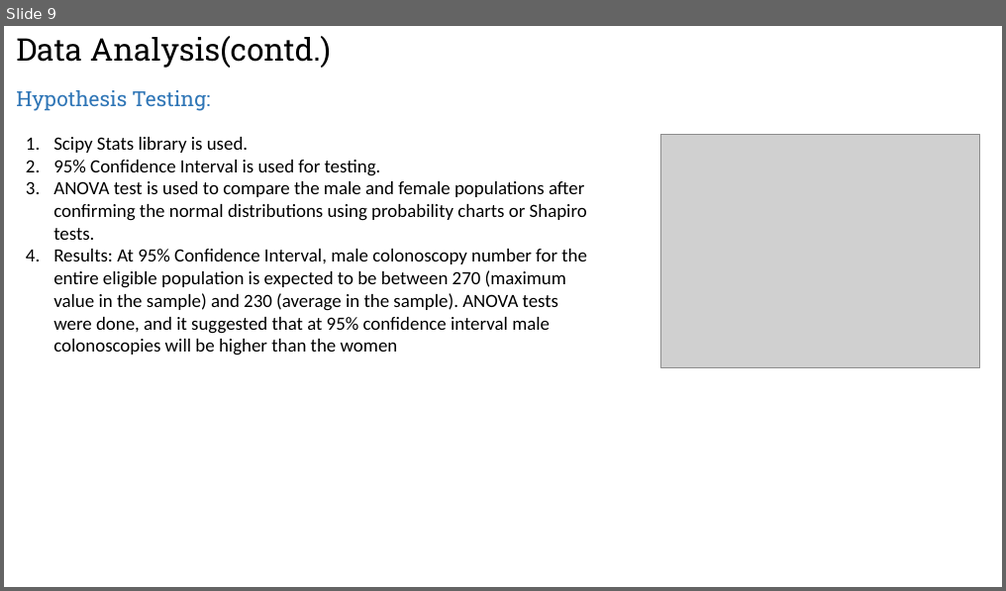
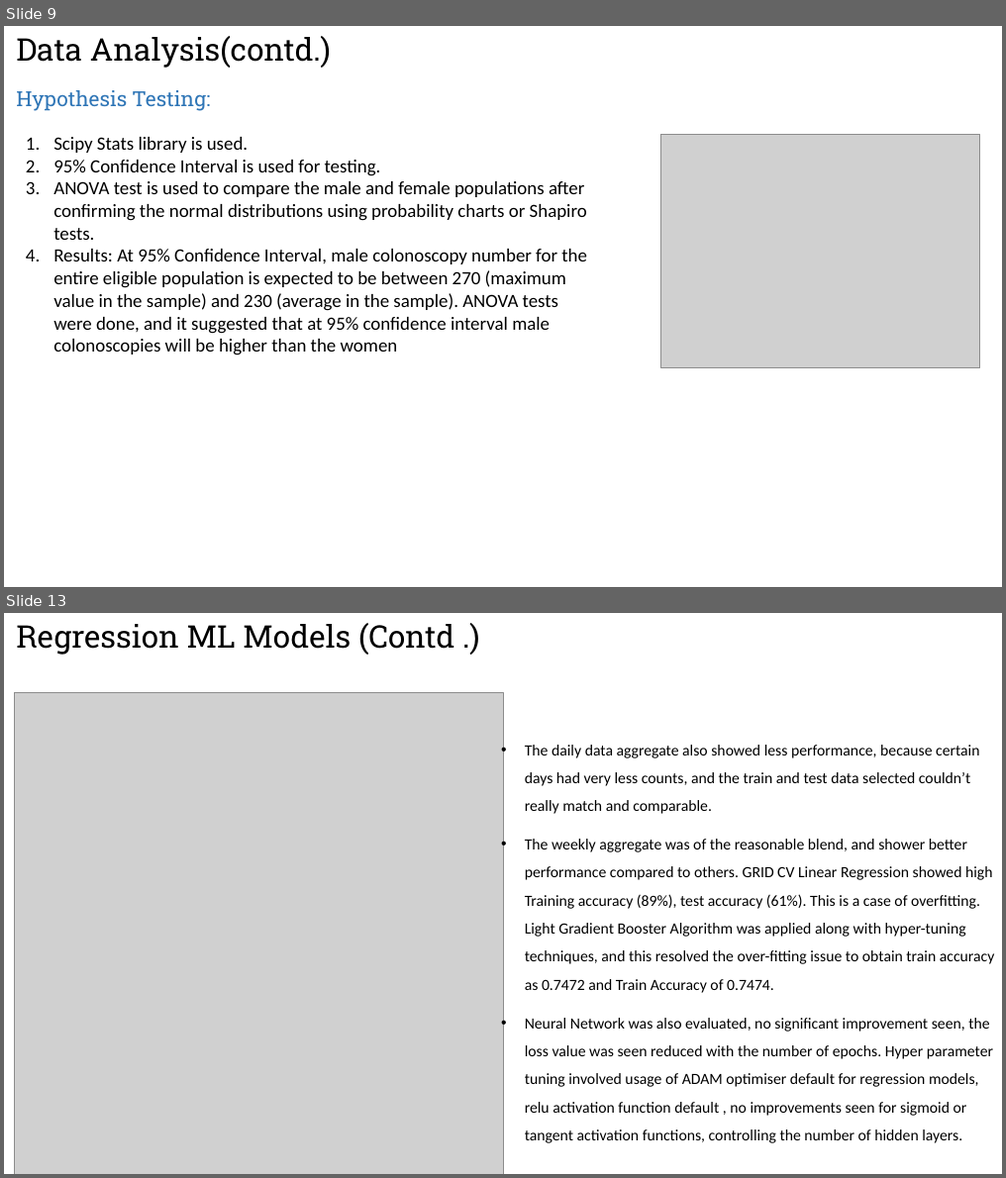
Before and after one commit to raku43/MScDACapstone, a slide deck: PPT_Msc_Capstone.pptx. Shown one above the other, each under a label of ours: slide 9 before the commit, slides 9 and 13 after it; the slides between them are not shown. The pictures are 1006x591 and 1006x1178 pixels, drawn with LibreOffice and Linux fonts; fonts in the diff are those of the drawing; grey boxes stand for pictures. Boxes give left, top, right and bottom in pixels: in the first picture for what was removed or moved away, otherwise in the second. Text is boxed around its words. In the diff, an @@ line names an element or a change of style, - is before the commit and + after.

```diff
--- a/PPT_Msc_Capstone.pptx
+++ b/PPT_Msc_Capstone.pptx
@@ slide 13 added at (x1=4, y1=613, x2=1002, y2=1174), background #FFFFFF @@
@@ text added at (x1=16, y1=623, x2=454, y2=655), 30 pt, text #000000 @@
+Regression ML Models (Contd .)
@@ picture added at (x1=15, y1=692, x2=503, y2=1174) @@
@@ text added at (x1=525, y1=745, x2=995, y2=1144), 15 pt, text #000000 @@
+• The daily data aggregate also showed less performance, because certain days had very less counts, and the train and test data selected couldn’t really match and comparable.
+• The weekly aggregate was of the reasonable blend, and shower better performance compared to others. GRID CV Linear Regression showed high Training accuracy (89%), test accuracy (61%). This is a case of overfitting. Light Gradient Booster Algorithm was applied along with hyper-tuning techniques, and this resolved the over-fitting issue to obtain train accuracy as 0.7472 and Train Accuracy of 0.7474.
+• Neural Network was also evaluated, no significant improvement seen, the loss value was seen reduced with the number of epochs. Hyper parameter tuning involved usage of ADAM optimiser default for regression models, relu activation function default , no improvements seen for sigmoid or tangent activation functions, controlling the number of hidden layers.
```
Also in this commit, not shown: 2 slides changed, 4 other slides added, 1 slide removed.
